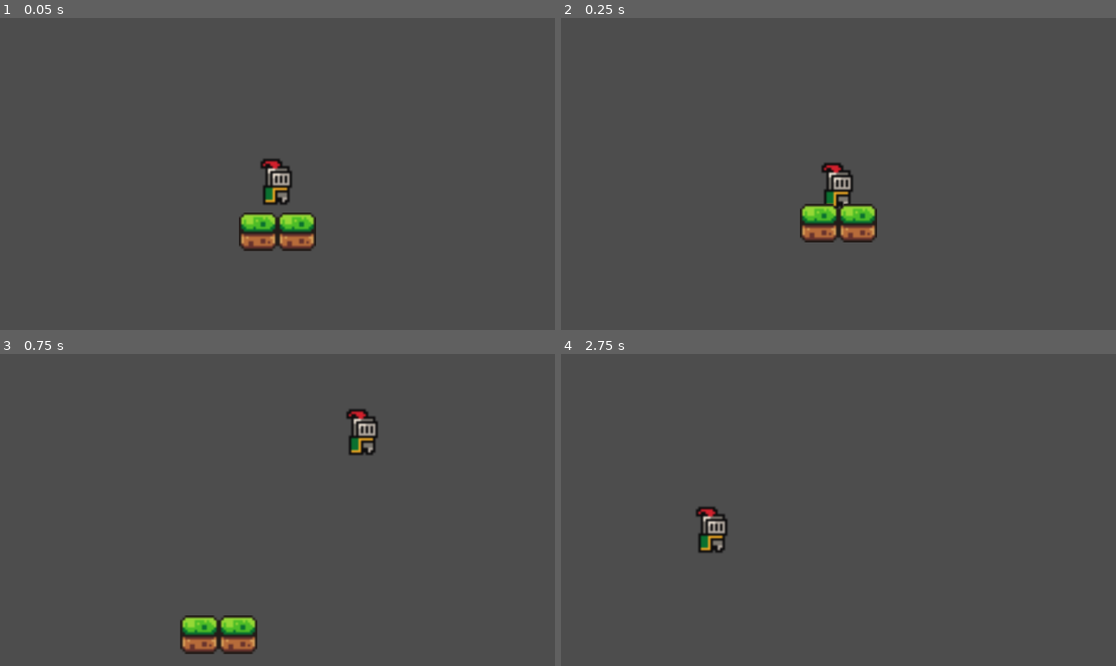
Above: before the commit, frames 1-4 (two rows, left to right).
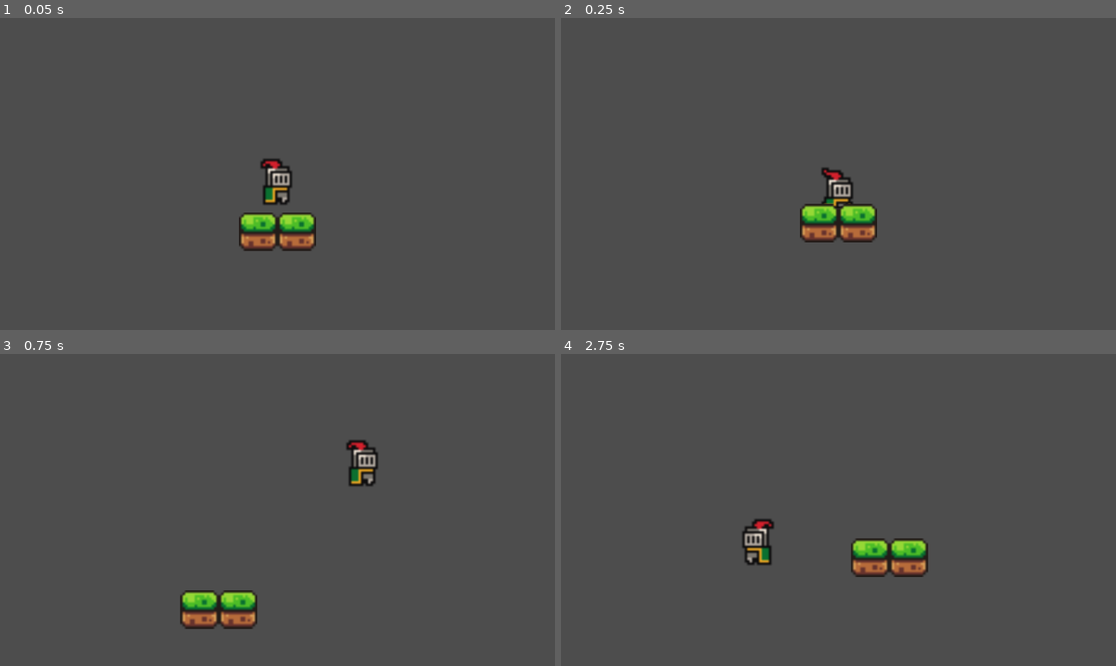
Above: after the commit, the same moments.

Repository: TheRealHeli4m/LilGuyBigWorld
Game: Godot game, scene res://Scenes/game.tscn
The game is run twice, just before and just after one commit, with the same random seed, the same clock (stepped at 60 frames per second) and the same inputs.
Inputs:
- Up to frame 1 (0.05 s): no input
- Up to frame 2 (0.25 s): no input
- Up to frame 3 (0.75 s): tap Enter (ui_accept) at 0.5 s; hold Right (ui_right) from 0.53 s (still down)
- Up to frame 4 (2.75 s): tap Enter (ui_accept) at 0.77, 1.52 s; release Right (ui_right) at 2.03 s; hold Left (ui_left) from 2.03 s (still down)

Frame 1 is identical in both runs. In frame 2, 0.5% of the frame differs, in the area x 46-53%, y 46-62%; in frame 3, 3.8%, in the area x 32-69%, y 17-97%; in frame 4, 2.9%.

Commit message:
Added Squash
I added a code so that when the character hits the ground from a jump they kinda squash down a bit

Diff:
--- a/Scenes/game.tscn
+++ b/Scenes/game.tscn
@@ -159,6 +159,7 @@
 layer_1/name = "Middle"
 
 [node name="Killzone" parent="." unique_id=627309802 instance=ExtResource("3_wrm1d")]
+position = Vector2(0, 51)
 
 [node name="CollisionShape2D" type="CollisionShape2D" parent="Killzone" unique_id=722746706]
 shape = SubResource("WorldBoundaryShape2D_cqgho")
--- a/Scenes/killzone.tscn
+++ b/Scenes/killzone.tscn
@@ -2,10 +2,11 @@
 
 [ext_resource type="Script" uid="uid://buatg151e20qq" path="res://Scripts/killzone.gd" id="1_jvagm"]
 
-[node name="Killzone" type="StaticBody2D" unique_id=1304425577]
+[node name="Killzone" type="Area2D" unique_id=495490622]
 script = ExtResource("1_jvagm")
 
 [node name="Timer" type="Timer" parent="." unique_id=342433021]
 wait_time = 0.6
 
+[connection signal="body_entered" from="." to="." method="_on_body_entered"]
 [connection signal="timeout" from="Timer" to="." method="_on_timer_timeout"]
--- a/Scenes/little_guy.tscn
+++ b/Scenes/little_guy.tscn
@@ -4,6 +4,26 @@
 [ext_resource type="Texture2D" uid="uid://bjlyccw3a3cri" path="res://Assets/sprites/knight.png" id="2_p2ue5"]
 
 [sub_resource type="AtlasTexture" id="AtlasTexture_qcms7"]
+atlas = ExtResource("2_p2ue5")
+region = Rect2(0, 0, 32, 32)
+
+[sub_resource type="AtlasTexture" id="AtlasTexture_4lbe5"]
+atlas = ExtResource("2_p2ue5")
+region = Rect2(0, 0, 32, 32)
+
+[sub_resource type="AtlasTexture" id="AtlasTexture_p2ue5"]
+atlas = ExtResource("2_p2ue5")
+region = Rect2(64, 224, 32, 32)
+
+[sub_resource type="AtlasTexture" id="AtlasTexture_ufhvj"]
+atlas = ExtResource("2_p2ue5")
+region = Rect2(96, 224, 32, 32)
+
+[sub_resource type="AtlasTexture" id="AtlasTexture_golc8"]
+atlas = ExtResource("2_p2ue5")
+region = Rect2(64, 224, 32, 32)
+
+[sub_resource type="AtlasTexture" id="AtlasTexture_jkw2r"]
 atlas = ExtResource("2_p2ue5")
 region = Rect2(0, 0, 32, 32)
 
@@ -14,8 +34,43 @@
 "texture": SubResource("AtlasTexture_qcms7")
 }],
 "loop": 1,
-"name": &"default",
+"name": &"Idle",
 "speed": 5.0
+}, {
+"frames": [],
+"loop": 1,
+"name": &"Jump",
+"speed": 5.0
+}, {
+"frames": [{
+"duration": 1.0,
+"texture": SubResource("AtlasTexture_4lbe5")
+}],
+"loop": 1,
+"name": &"Run",
+"speed": 5.0
+}, {
+"frames": [],
+"loop": 1,
+"name": &"RunJump",
+"speed": 5.0
+}, {
+"frames": [{
+"duration": 1.0,
+"texture": SubResource("AtlasTexture_p2ue5")
+}, {
+"duration": 1.0,
+"texture": SubResource("AtlasTexture_ufhvj")
+}, {
+"duration": 1.0,
+"texture": SubResource("AtlasTexture_golc8")
+}, {
+"duration": 1.0,
+"texture": SubResource("AtlasTexture_jkw2r")
+}],
+"loop": 0,
+"name": &"Squash",
+"speed": 20.0
 }]
 
 [sub_resource type="RectangleShape2D" id="RectangleShape2D_cqgho"]
@@ -26,6 +81,8 @@
 
 [node name="AnimatedSprite2D" type="AnimatedSprite2D" parent="." unique_id=842026339]
 sprite_frames = SubResource("SpriteFrames_cqgho")
+animation = &"Squash"
+autoplay = "Idle"
 
 [node name="CollisionShape2D" type="CollisionShape2D" parent="." unique_id=941323162]
 position = Vector2(0, 4)
--- a/Scripts/killzone.gd
+++ b/Scripts/killzone.gd
@@ -1,17 +1,15 @@
-extends StaticBody2D
+extends Area2D
 
-@onready var timer: Timer = $Timer
+@onready var timer = $Timer
 
 # this will trigger the timer when the character enters the 'killzone', aka enemies or falling into the void
-func _on_body_entered(body) -> void:
+func _on_body_entered(body: Node2D) -> void:
 	# slows down time before reset for dramatic effects
 	Engine.time_scale = 0.5
-	# plays times
 	timer.start()
 
 # this will reset the scene when the timer runs out
+
 func _on_timer_timeout() -> void:
-	#resets scene
 	get_tree().reload_current_scene()
-	# resets time to normal
 	Engine.time_scale = 1
--- a/Scripts/little_guy.gd
+++ b/Scripts/little_guy.gd
@@ -1,15 +1,30 @@
 extends CharacterBody2D
 
+# these two constants are for an idea to try where as our little guy gets bigger, his velocity decreases
+const FORCE = 300
+const MASS = 1
 
-const SPEED = 300.0
-const JUMP_VELOCITY = -400.0
+const SPEED = FORCE/MASS
+const JUMP_VELOCITY = -FORCE/MASS
 
+@onready var animated_sprite = $AnimatedSprite2D
+
+# this will be used to squash our character when they hit a surface
+var was_in_air = false
 
 func _physics_process(delta: float) -> void:
 	# Add the gravity.
 	if not is_on_floor():
+		was_in_air = true
 		velocity += get_gravity() * delta
 
+	if is_on_floor():
+		if was_in_air:
+			animated_sprite.play("Squash")
+			# need to add a delay here so animation actually plays
+			was_in_air = false
+		else:
+			pass
 	# Handle jump.
 	if Input.is_action_just_pressed("ui_accept") and is_on_floor():
 		velocity.y = JUMP_VELOCITY
@@ -17,6 +32,19 @@
 	# Get the input direction and handle the movement/deceleration.
 	# As good practice, you should replace UI actions with custom gameplay actions.
 	var direction := Input.get_axis("ui_left", "ui_right")
+
+	if direction == 0:
+		if is_on_floor():
+			animated_sprite.play("idle")
+		else:
+			animated_sprite.play("Jump")
+	else:
+		animated_sprite.play("Run")
+		if direction > 0:
+			animated_sprite.flip_h = false
+		elif direction < 0:
+			animated_sprite.flip_h = true
+
 	if direction:
 		velocity.x = direction * SPEED
 	else:
